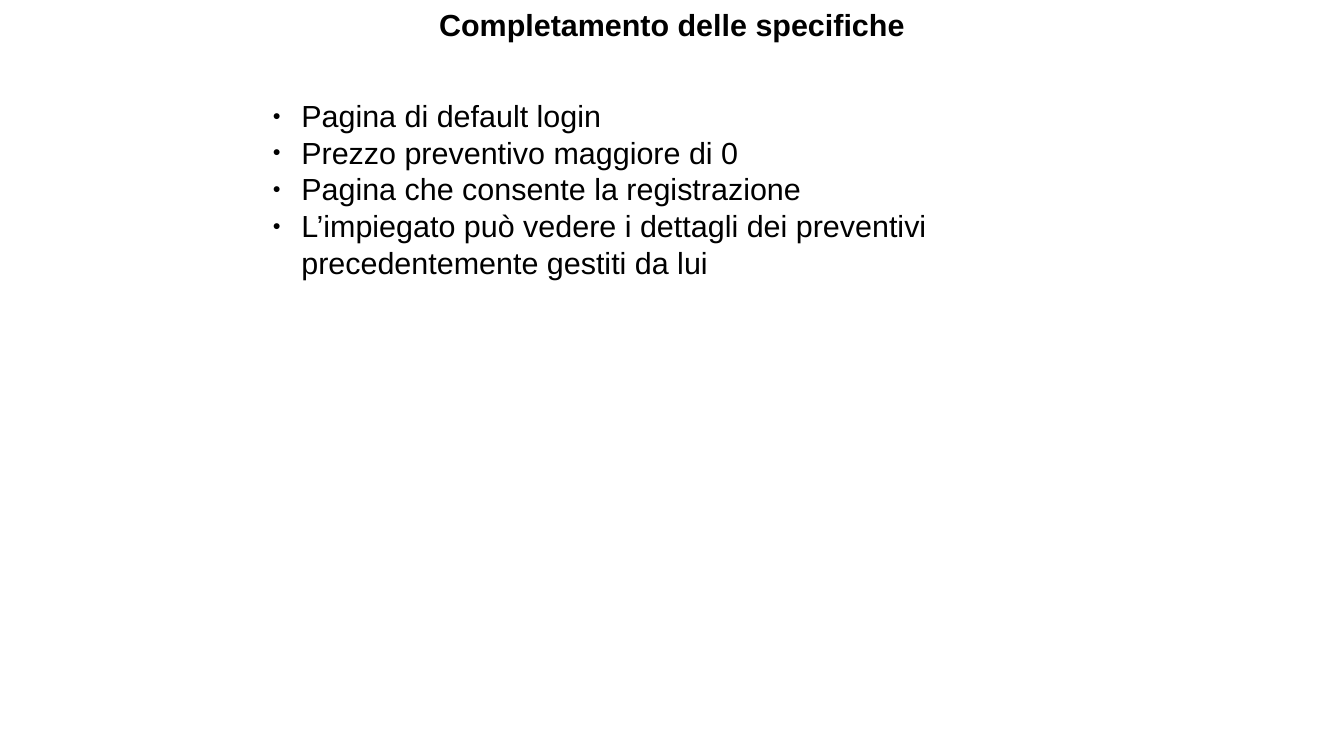
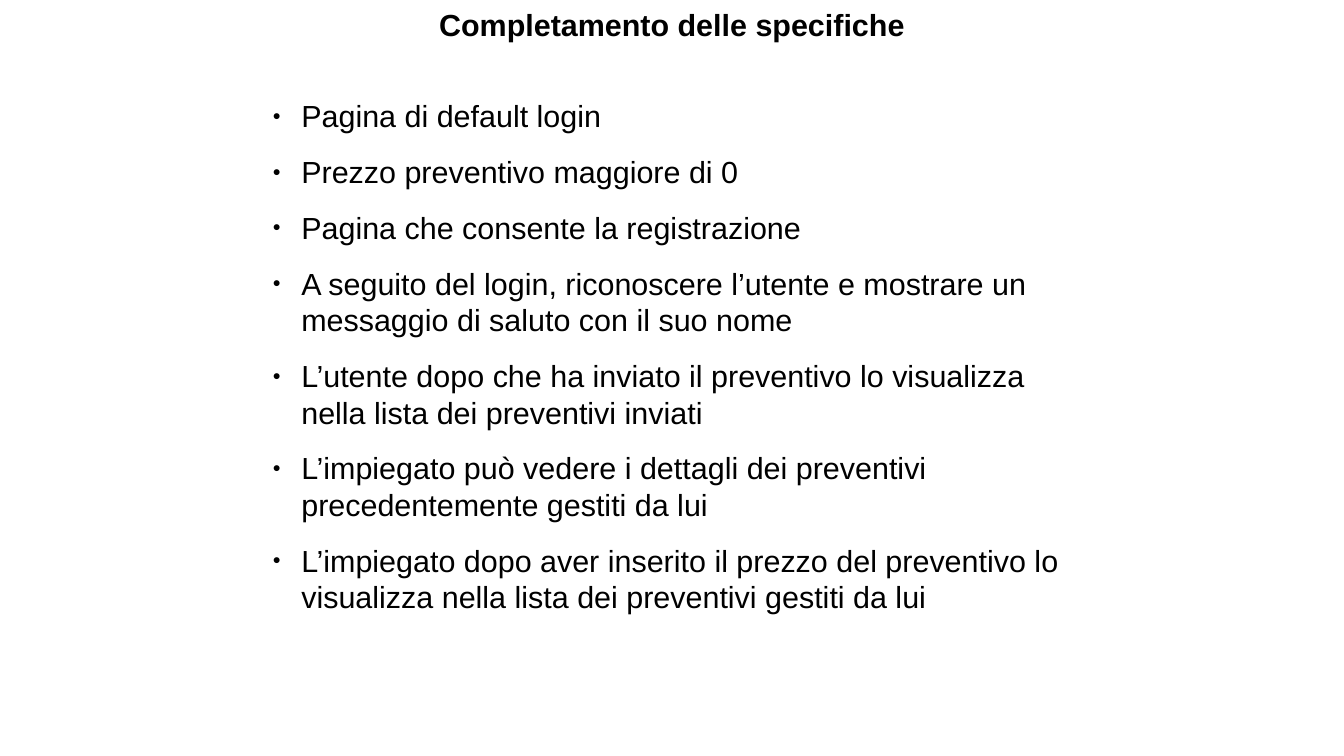
Before and after one commit to jonnysciar/TIW_Project, a slide deck: slide 7 of Documentazione/documentazione.odp (slide 5 before the commit). Drawn at 1344x756 pixels with LibreOffice and Linux fonts; fonts in the diff are those of the drawing. Boxes give left, top, right and bottom in pixels: in the first picture for what was removed or moved away, otherwise in the second. Text is boxed around its words. In the diff, an @@ line names an element or a change of style, - is before the commit and + after.

```diff
--- a/Documentazione/documentazione.odp
+++ b/Documentazione/documentazione.odp
@@ text at (301,105,926,522): more space between paragraphs @@
@@ text at (301,273,1026,429): paragraphs added @@
+● A seguito del login, riconoscere l’utente e mostrare un messaggio di saluto con il suo nome
+● L’utente dopo che ha inviato il preventivo lo visualizza nella lista dei preventivi inviati
@@ text at (301,550,1058,614): paragraph added @@
+● L’impiegato dopo aver inserito il prezzo del preventivo lo visualizza nella lista dei preventivi gestiti da lui
```
Also in this commit, not shown: 1 other slide changed, 2 slides added, 1 other file.
